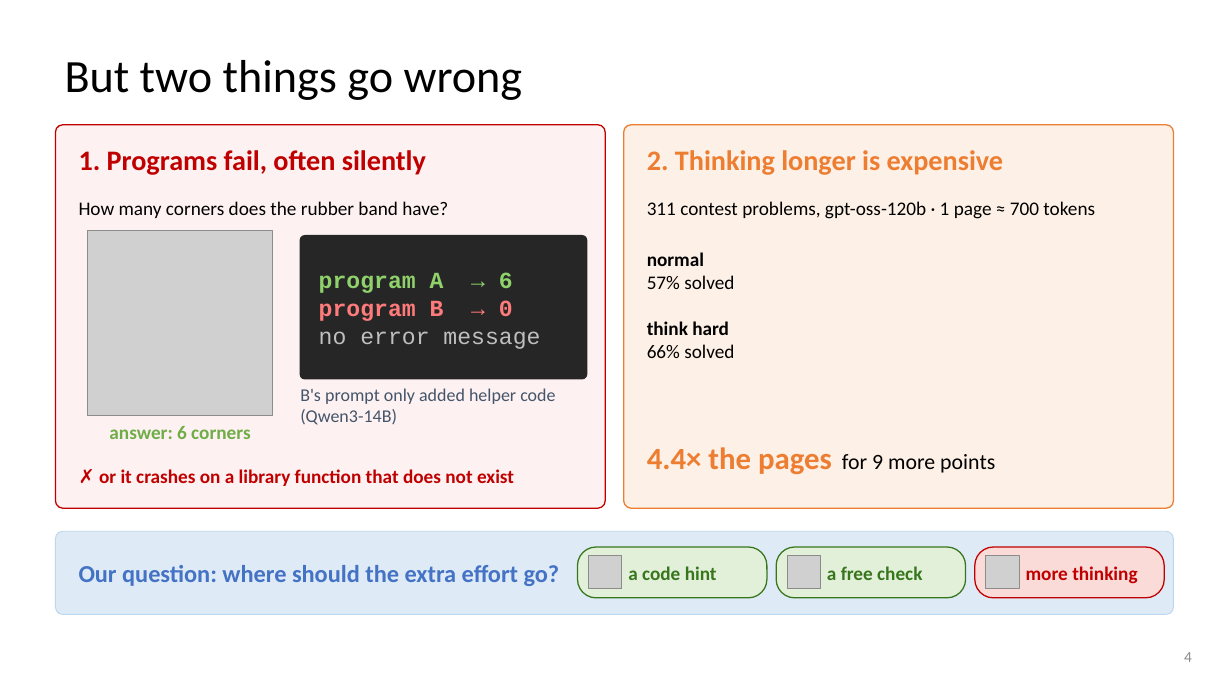
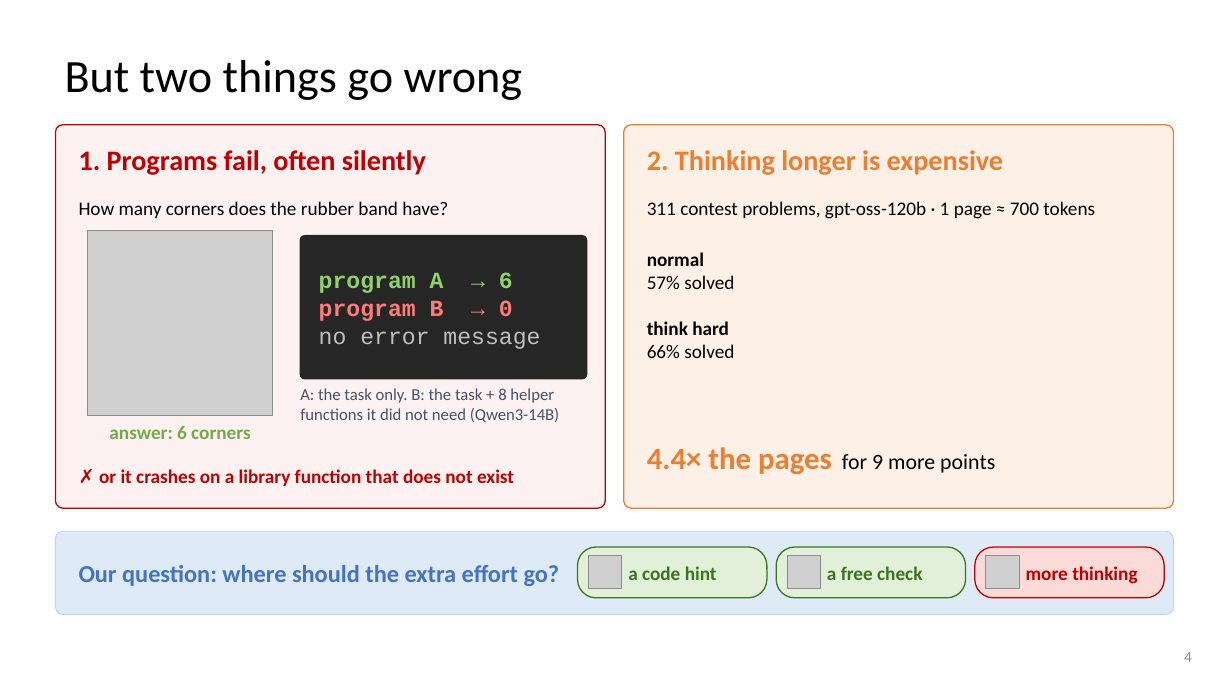
Before and after one commit to dlwns147/CSED490E_Project_Team5, a slide deck: slide 4 of Proposal_Team5.pptx. Drawn at 1232x693 pixels with LibreOffice and Linux fonts; fonts in the diff are those of the drawing; grey boxes stand for pictures; background and template pictures are left out. Boxes give left, top, right and bottom in pixels: in the first picture for what was removed or moved away, otherwise in the second. Text is boxed around its words. In the diff, an @@ line names an element or a change of style, - is before the commit and + after.

```diff
--- a/Proposal_Team5.pptx
+++ b/Proposal_Team5.pptx
@@ text at (300,388,560,422): text changed; size 14 to 13 pt @@
-B's prompt only added helper code (Qwen3-14B)
+A: the task only. B: the task + 8 helper functions it did not need (Qwen3-14B)
```
Also in this commit, not shown: 3 other files.
